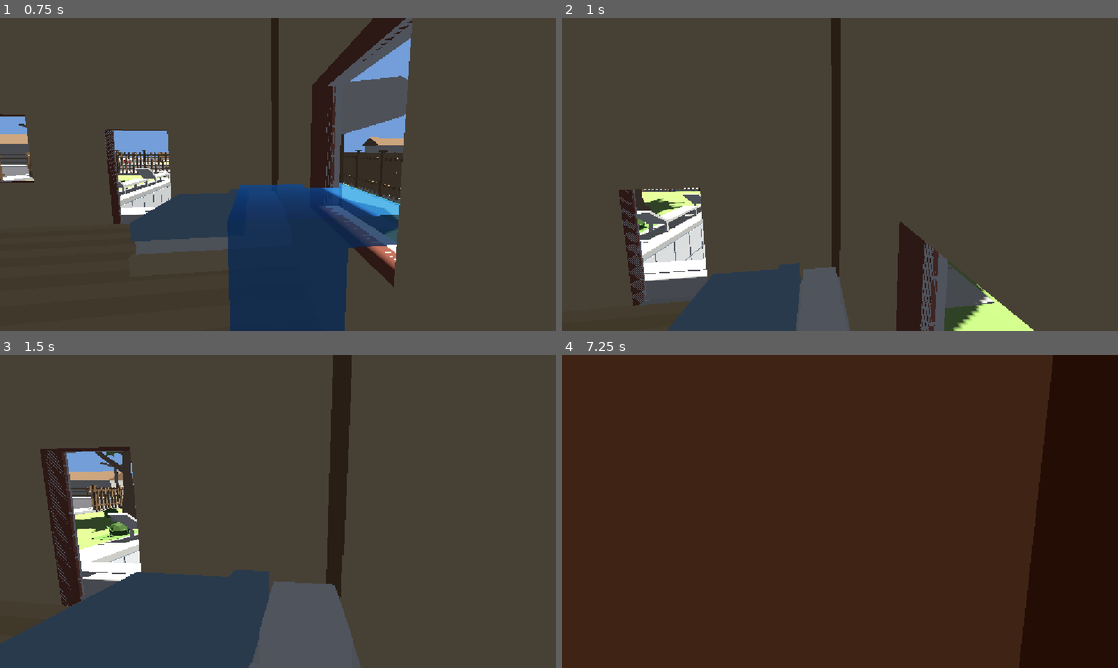
Above: before the commit, frames 1-4 (two rows, left to right).
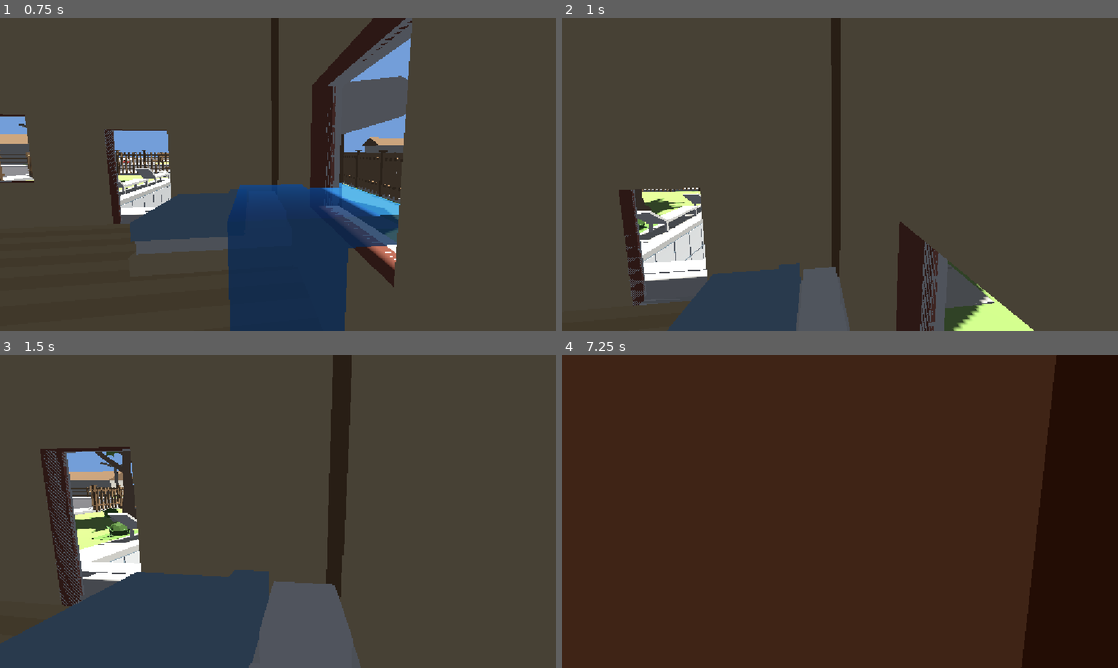
Above: after the commit, the same moments.

Repository: mife-user/drop
Game: Godot game, scene res://scenes/main.tscn
Two runs of this game, one before a commit and one after it. Both use one fixed random seed, a clock stepped at 60 frames per second and the inputs below.
Inputs (mouse positions are in pixels of both pictures, inside the frame that each line leads up to):
- Up to frame 1 (0.75 s): tap Enter at 0.5 s; move the mouse to (305, 174) at 0.52 s; hold W (move_forward) from 0.53 s (still down); click (305, 174) at 0.6 s
- Up to frame 2 (1 s): keep holding W (move_forward); tap Space (jump) at 0.77 s
- Up to frame 3 (1.5 s): keep holding W (move_forward); move the mouse to (250, 511) at 1.27 s; tap M at 1.35 s
- Up to frame 4 (7.25 s): tap Space (jump) at 1.52, 2.75, 3.02, 3.77, 4.25, 4.52, 5.75, 6.02, 6.77 s; move the mouse to (851, 505) at 2.02 s; click (851, 505) at 2.1 s; move the mouse to (834, 517) at 2.77 s; tap M at 2.85, 4.35, 5.85 s; click (834, 517) at 2.92 s; tap Enter at 3.5, 5 s; move the mouse to (878, 514) at 3.52 s; click (878, 514) at 3.6 s; move the mouse to (795, 508) at 4.27 s; move the mouse to (845, 511) at 5.02 s; click (845, 511) at 5.1 s; move the mouse to (817, 505) at 5.77 s; release W (move_forward) at 5.78 s; hold D (move_right) 5.78-6.53 s; move the mouse to (867, 511) at 6.52 s; hold W (move_forward) from 6.53 s (still down); click (867, 511) at 6.6 s

Frame 1 is identical in both runs. In frame 2, 0.6% of the frame differs, in the area x 10-68%, y 54-100%; in frame 3, 0.7%, in the area x 7-24%, y 30-81%; in frame 4, 0.5%.

Commit message:
feat:更新修复碰撞逻辑

Diff:
--- a/scenes/main.tscn
+++ b/scenes/main.tscn
@@ -68,8 +68,6 @@
 [node name="路灯4" parent="场景/路灯总" unique_id=757175327 instance=ExtResource("13_trceg")]
 transform = Transform3D(-0.814888, 0, 0.5796185, 0, 1, 0, -0.5796185, 0, -0.814888, -18.86766, 0, -19.644358)
 
-[node name="WorldCollision" parent="场景" unique_id=1138915830 instance=ExtResource("3_collision")]
-
 [node name="PoolExclusion" type="Area3D" parent="场景" unique_id=2033682868]
 transform = Transform3D(1, 0, 0, 0, 1, 0, 0, 0, 1, -3, 0, 2.5)
 collision_layer = 0
@@ -159,6 +157,18 @@
 transform = Transform3D(1, 0, 0, 0, 1, 0, 0, 0, 1, 0, 0.39, 0.0285)
 shape = SubResource("BoxShape3D_hydrant")
 
+[node name="盆栽花" parent="场景" unique_id=1047683945 instance=ExtResource("18_0ld40")]
+transform = Transform3D(1, 0, 0, 0, 1, 0, 0, 0, 1, -2.6660633, 1.1444919, -7.7918906)
+
+[node name="木碗" parent="场景" unique_id=1846252498 instance=ExtResource("21_yc10j")]
+transform = Transform3D(1, 0, 0, 0, 1, 0, 0, 0, 1, 0.45583153, -1.0672808e-06, -9.015736)
+
+[node name="OmniLight3D" type="OmniLight3D" parent="场景/木碗" unique_id=1405636707]
+omni_range = 0.438
+omni_attenuation = 1.255
+
+[node name="WorldCollision" parent="场景" unique_id=1133961331 instance=ExtResource("3_collision")]
+
 [node name="奶神" type="Node3D" parent="." unique_id=1045838224 node_paths=PackedStringArray("camera", "pool_exclusion")]
 script = ExtResource("9_encounter")
 camera = NodePath("../主人公/Camera3D")
@@ -207,18 +217,8 @@
 camera = NodePath("../Camera3D")
 blob_size = 1.24
 
-[node name="盆栽花" parent="." unique_id=1047683945 instance=ExtResource("18_0ld40")]
-transform = Transform3D(1, 0, 0, 0, 1, 0, 0, 0, 1, -2.6660633, 1.1444919, -7.7918906)
-
 [node name="WorldEnvironment" type="WorldEnvironment" parent="." unique_id=1024865155 node_paths=PackedStringArray("sun")]
 environment = SubResource("Environment_0wfyh")
 script = ExtResource("11_daynight")
 sun = NodePath("../DirectionalLight3D")
 night_ambient_energy = 0.5
-
-[node name="木碗" parent="." unique_id=1846252498 instance=ExtResource("21_yc10j")]
-transform = Transform3D(1, 0, 0, 0, 1, 0, 0, 0, 1, 0.45583153, -1.0672808e-06, -9.015736)
-
-[node name="OmniLight3D" type="OmniLight3D" parent="木碗" unique_id=1405636707]
-omni_range = 0.438
-omni_attenuation = 1.255
--- a/scenes/草堆.tscn
+++ b/scenes/草堆.tscn
@@ -2,5 +2,13 @@
 
 [ext_resource type="PackedScene" uid="uid://b44o7tarjxk2l" path="res://resources/草堆.glb" id="1_02osk"]
 
+[sub_resource type="SphereShape3D" id="SphereShape3D_1pnxi"]
+radius = 1.680548
+
 [node name="草堆" unique_id=1364404615 instance=ExtResource("1_02osk")]
 transform = Transform3D(0.2, 0, 0, 0, 0.2, 0, 0, 0, 0.2, 0, 0, 0)
+
+[node name="StaticBody3D" type="StaticBody3D" parent="." index="2" unique_id=116125055]
+
+[node name="CollisionShape3D" type="CollisionShape3D" parent="StaticBody3D" index="0" unique_id=188902546]
+shape = SubResource("SphereShape3D_1pnxi")
--- a/scenes/路灯.tscn
+++ b/scenes/路灯.tscn
@@ -5,6 +5,15 @@
 
 [sub_resource type="BoxMesh" id="BoxMesh_ml62v"]
 size = Vector3(0.20848083, 0.13293457, 1.0395508)
+
+[sub_resource type="BoxShape3D" id="BoxShape3D_ni2ya"]
+size = Vector3(0.48791504, 4.04895, 0.28588867)
+
+[sub_resource type="BoxShape3D" id="BoxShape3D_ln2xq"]
+size = Vector3(0.43566895, 0.18054199, 1.4830322)
+
+[sub_resource type="BoxShape3D" id="BoxShape3D_vdw86"]
+size = Vector3(0.43566895, 0.18054199, 1.4830322)
 
 [node name="Node3D" type="Node3D" unique_id=1028946778]
 
@@ -41,3 +50,17 @@
 spot_range = 10.0
 spot_attenuation = 0.75
 spot_angle = 75.0
+
+[node name="StaticBody3D" type="StaticBody3D" parent="路灯" unique_id=985057506]
+
+[node name="CollisionShape3D" type="CollisionShape3D" parent="路灯/StaticBody3D" unique_id=1944302258]
+transform = Transform3D(1, 0, 0, 0, 1, 0, 0, 0, 1, 0.019104004, 2.0336304, 0.004272461)
+shape = SubResource("BoxShape3D_ni2ya")
+
+[node name="CollisionShape3D2" type="CollisionShape3D" parent="路灯/StaticBody3D" unique_id=1752859257]
+transform = Transform3D(1, 0, 0, 0, 0.9596481, 0.2812039, 0, -0.2812039, 0.9596481, 0.00033392012, 4.303576, 0.7042179)
+shape = SubResource("BoxShape3D_ln2xq")
+
+[node name="CollisionShape3D3" type="CollisionShape3D" parent="路灯/StaticBody3D" unique_id=482625482]
+transform = Transform3D(1, 0, 0, 0, 0.9612227, -0.2757732, 0, 0.2757732, 0.9612227, 0.0017455965, 4.2870216, -0.66974765)
+shape = SubResource("BoxShape3D_vdw86")
